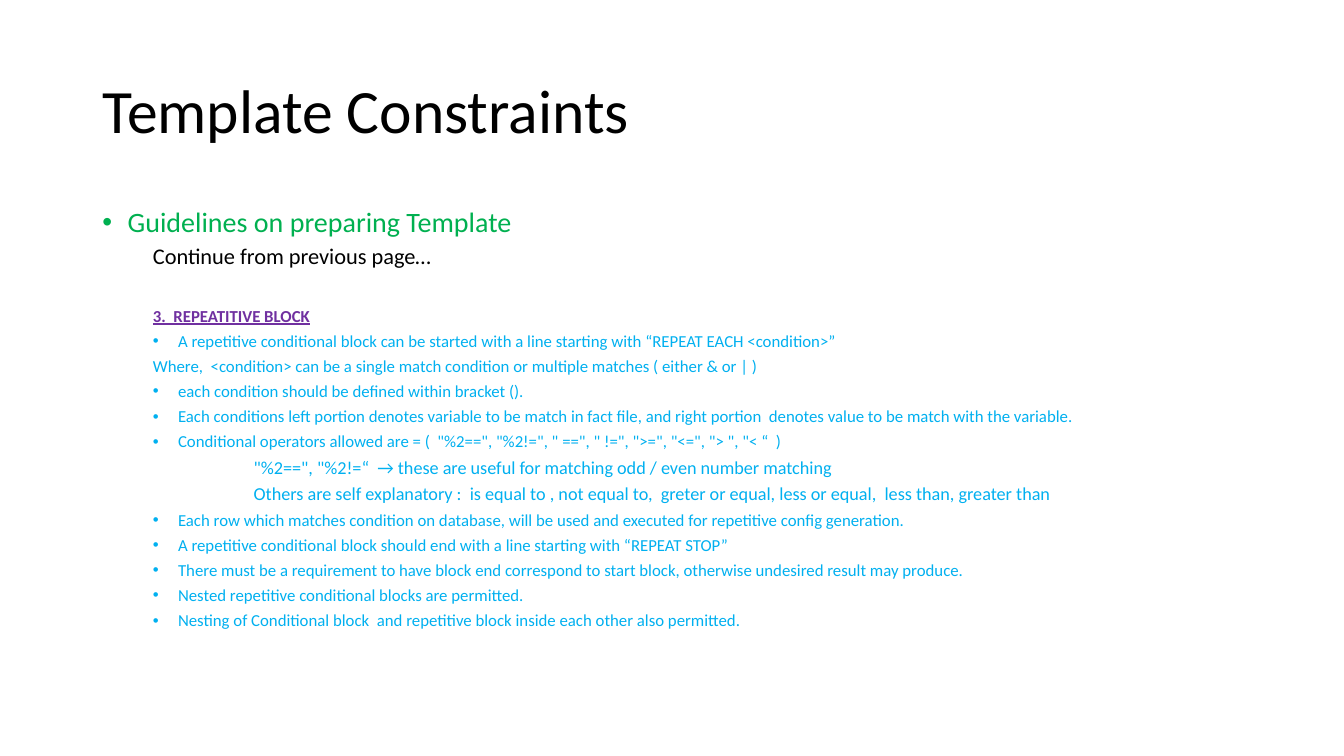
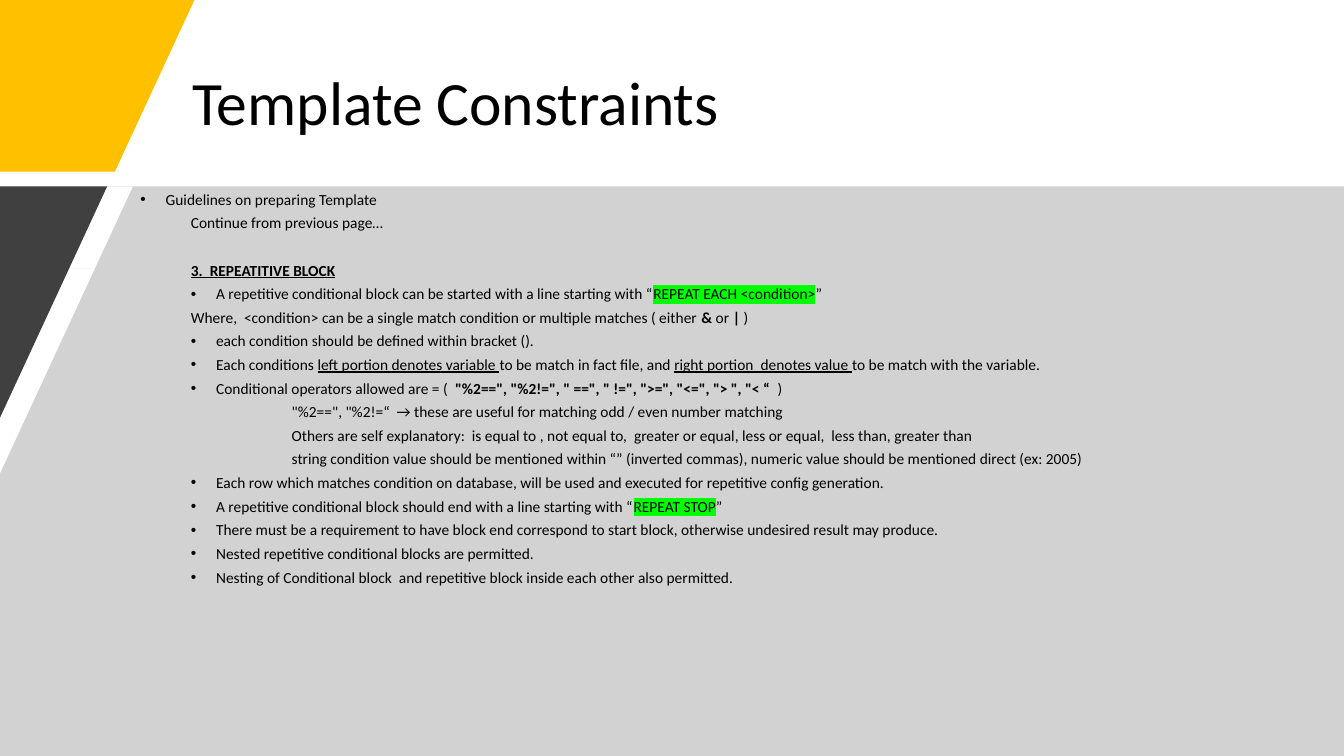
Before and after one commit to aliasgar1978/configs_generator, a slide deck: slide 5 of configs_generator.pptx. Drawn at 1344x756 pixels with LibreOffice and Linux fonts; fonts in the diff are those of the drawing. Boxes give left, top, right and bottom in pixels: in the first picture for what was removed or moved away, otherwise in the second. Text is boxed around its words. In the diff, an @@ line names an element or a change of style, - is before the commit and + after.

```diff
--- a/configs_generator.pptx
+++ b/configs_generator.pptx
@@ freeform shape added at (0,0,195,171), fill #FFC000 @@
@@ title "Template Constraints": place and size @@
-title "Template Constraints" at (102,90,629,143)
+title "Template Constraints" at (192,82,719,135)
@@ freeform shape added at (0,187,1344,756), fill #A6A6A6 at 50% opacity @@
@@ freeform shape added at (0,187,107,417), fill #404040 @@
@@ text "Guidelines on preparing Template": place and size @@
-text "Guidelines on preparing Template" at (128,212,1072,629)
+text "Guidelines on preparing Template" at (166,194,1082,586)
@@ text at (166,194,1040,586): size 20 to 11 pt, text colour #00B050 to #000000 in "Guidelines on preparing Template"; size 16 to 11 pt in "Continue from previous page…"; size 12 to 11 pt in "3. REPEATITIVE BLOCK", "A repetitive conditional block can be started ...", "Where, <condition> can be a single match ...", "each condition should be defined within bracket ..." and 7 more places; text colour #7030A0 to #000000 in "3. REPEATITIVE BLOCK"; text colour #00B0F0 to #000000 in "A repetitive conditional block can be started ...", "Where, <condition> can be a single match ...", "each condition should be defined within bracket ...", "Each conditions left portion denotes variable to ..." and 7 more places; highlight none to #00FF00 in "“REPEAT EACH <condition>”", "“REPEAT STOP”"; bold on in "& |", ""%2==", "%2!=", " ==", " !=", ">=", ..."; underline on in "left portion denotes variable right portion denotes ..."; size 13 to 11 pt in ""%2==", "%2!=“ → these are useful for ..." @@
@@ text at (292,430,1082,467): text changed; size 13 to 11 pt; text colour #00B0F0 to #000000 @@
-  Others are self explanatory : is equal to , not equal to, greter or equal, less or equal, less than, greater than
+  Others are self explanatory: is equal to , not equal to, greater or equal, less or equal, less than, greater than
+  string condition value should be mentioned within “” (inverted commas), numeric value should be mentioned direct (ex: 2005)
```
Also in this commit, not shown: 5 other slides changed, 4 slides added, 1 slide removed.
